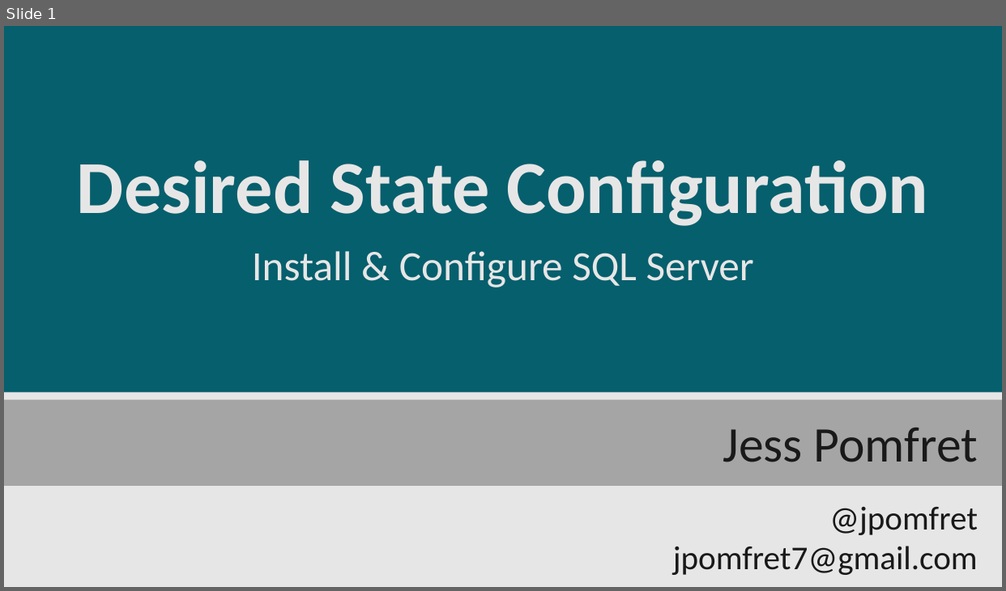
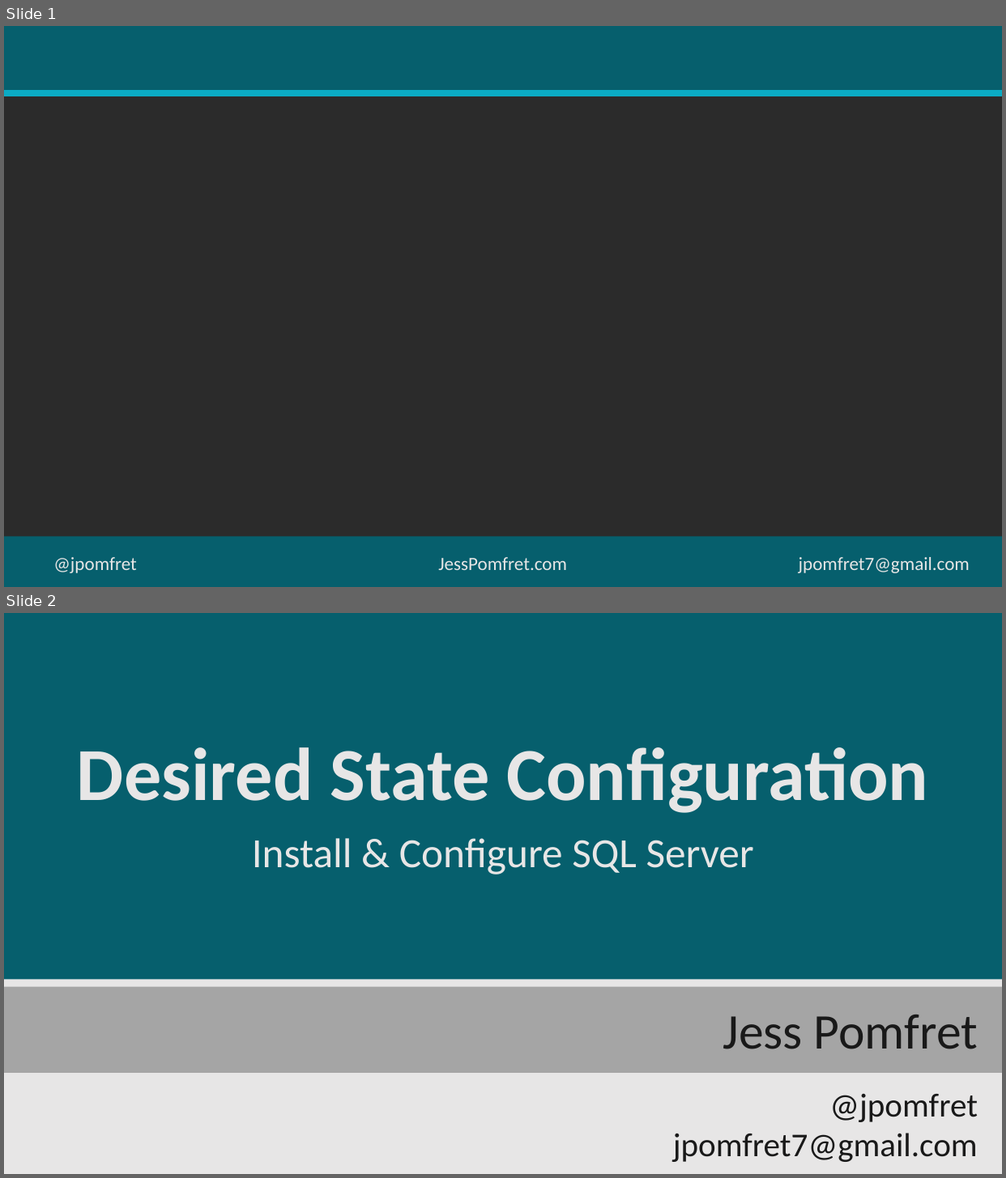
Before and after one commit to jpomfret/demos, a slide deck: DSC_SQLServer/Desired State Configuration.pptx. Shown one above the other, each under a label of ours: slide 1 before the commit, slides 1 and 2 after it. The pictures are 1006x591 and 1006x1178 pixels, drawn with LibreOffice and Linux fonts; fonts in the diff are those of the drawing; background and template pictures are left out; a plain dark background stands for a picture behind light text. Boxes give left, top, right and bottom in pixels: in the first picture for what was removed or moved away, otherwise in the second. Text is boxed around its words. In the diff, an @@ line names an element or a change of style, - is before the commit and + after.

```diff
--- a/DSC_SQLServer/Desired State Configuration.pptx
+++ b/DSC_SQLServer/Desired State Configuration.pptx
@@ slide 1 added at (4, 26, 1002, 587), background picture (left out) @@
@@ rectangle added at (4, 26, 1002, 93), fill #065F6D @@
@@ line added from (4, 93) to (1002, 93), #0BABC4 6 pt @@
@@ rectangle added at (4, 536, 1002, 587), fill #065F6D @@
@@ text added at (53, 557, 137, 574), 18 pt, text #E7E6E6 @@
+@jpomfret
@@ text added at (438, 557, 567, 570), 18 pt, text #E7E6E6 @@
+JessPomfret.com
@@ text added at (799, 557, 970, 574), 18 pt, text #E7E6E6 @@
+jpomfret7@gmail.com
@@ what was slide 1 is now slide 2 @@
```
Also in this commit, not shown: 1 slide changed, 3 other slides added, 17 other files.
